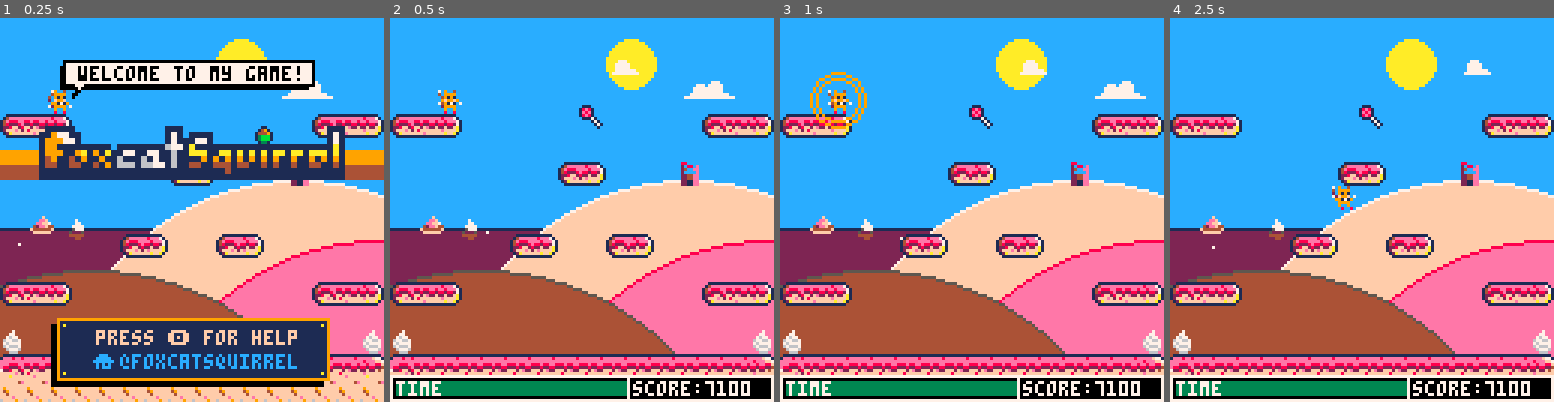
Above: before the commit, frames 1-4 (left to right).
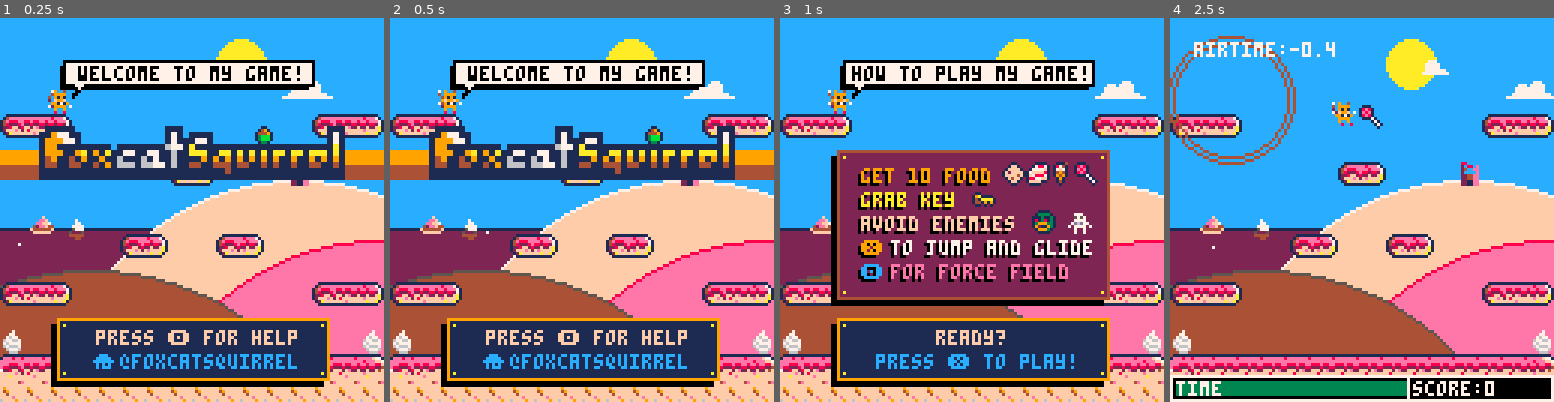
Above: after the commit, the same moments.

Repository: daddynewts/foxcatsquirrel
Game: PICO-8 cartridge foxcatsquirrel.p8
Two runs of this game, one before a commit and one after it. Both use one fixed random seed, a clock stepped at 60 frames per second and the inputs below.
Inputs:
- Up to frame 1 (0.25 s): no input
- Up to frame 2 (0.5 s): tap X (X key) at 0.33 s
- Up to frame 3 (1 s): tap O (Z key) at 0.7 s
- Up to frame 4 (2.5 s): tap X (X key) at 1.07, 1.85 s; hold Right 1.6-2.1 s; tap O (Z key) at 1.7, 2.1 s; hold Up 2.15-2.42 s; hold Right from 2.47 s (still down)

Frame 1 is identical in both runs. In frame 2, 33% of the frame differs, in the area x 0-100%, y 10-100%; in frame 3, 50%; in frame 4, 3.4%.

Commit message:
The high score table works!
It's nearly done - just tweaking left!

Diff:
--- a/foxcatsquirrel.p8
+++ b/foxcatsquirrel.p8
@@ -9,16 +9,14 @@
 function _init()
  cartdata("foxcatsquirrel")
 	high_score_table.load_scores()
-
  _initall()
 end
 
 function _initall()
 
- level=0 -- def 0, playground 5
+ level=0
  count=0
- points=7100
- addfood=10 -- 7 for instant enemy on l1
+ addfood=10
  lives=3
 
  init_times()
@@ -141,7 +139,7 @@
   ship.y=66
   ship.sp=192
 
- --enemies={
+ --enemies
  ghosts={
   ghost={ ghost_sp=10, x=100, flp=false}
  }
@@ -217,6 +215,10 @@
   rsprite=37,
  }
 end
+
+function test_ui()
+ print("airtime:"..player.waslanded,8,8,7)
+end
 -->8
 -- update and game loop
 
@@ -250,15 +252,6 @@
 	else
 	 init_gameover()
 	end
-end
-
-function init_gameover()
- delay=100
- m=0
- music(-1)
- sfx(gameover_sfx)
- _update = update_gameover
- _draw = draw_gameover
 end
 
 function update_game()
@@ -290,7 +283,10 @@
 	music(-1)
  delay-=1
 	if delay<=50 and	btnp(❎) then
-	 _initall()
+  sfx(menu_sfx)
+   _update=high_score_table.update
+   _draw=high_score_table.draw
+ 	 --_initall()
 	end
 end
 
@@ -451,7 +447,7 @@
  end
 
  --jump
- if btn(❎)
+ if leveltime>1 and btn(❎)
   and not player.gliding
   and not player.falling
   and not btn(⬇️)
@@ -464,19 +460,20 @@
 
  if player.holding
   then
-   player.boost+=0.5 --1
- end
-
+   player.boost+=1 --1
+ end
+
+ -- player is going up here
  if player.boost>=1
-  and player.waslanded>=-1 --4
+  and player.waslanded>=-0.4 --4
    then
     player.dy-=player.boost
     player.landed=false
-    player.waslanded-=0.5
+    player.waslanded-=0.2
  end
 
  if player.boost>=1
-  and player.waslanded>=-0.5
+  and player.waslanded>=-0.2
    then
     sfx(jump_sfx,0)
  end
@@ -676,6 +673,8 @@
 
 function draw_ui()
 
+ test_ui()
+
  if timeleft>=40 then
   timecolour=3
  else if timeleft<=18 then
@@ -697,7 +696,7 @@
  line((cam_x)+79,119,(cam_x)+79,126,7)
 
  -- score bg (lower right)
- print("score:"..flr(points),(cam_x+81),121,7)
+ print("score:"..flr(high_score_table.current_score << 16),cam_x+81,121,7)
 
  -- ui - white outline
  rect((cam_x),119,(127+(cam_x)),127,7)
@@ -768,19 +767,21 @@
   circfill(cam_x+64,64,m-140,c4)
 end
 
-function speechbubble()
+function speechbubble(str,x1,y1,x2,y2)
 	-- speech bubble
- rectfill(20,16,102,23,0)
-	rectfill(21,14,104,22,7)
- rect(21,14,104,22,0)
+	rectfill(x1,y1,x2,y2,0)
+	rectfill(x1+1,y1-2,x2+2,y2-1,7)
+	rect(x1+1,y1-2,x2+2,y2-1,0)
 
  --speech bubble to mouth
- line(24,26,25,22,0)
- line(24,26,28,22,0)
+ line(x1+4,y1+10,x1+5,y2-1,0)
+ line(x1+4,y1+10,x1+8,y2-1,0)
 
  --fill for bubble arrow
- line(25,22,27,22,7)
- pset(26,23,7)
+ line(x1+5,y1+6,x1+7,y2-1,7)
+ pset(x1+6,y2,7)
+
+ print(str,cam_x+(64-(#str*2)),y1,0)
 end
 -->8
 -- gimmicks
@@ -914,7 +915,7 @@
 end
 
 function add_foodpoints()
- points+=100+(20*level)+10*flr(glidetime)
+ high_score_table.current_score+=100+(20*level)+10*flr(glidetime)>>16
  timeleft+=timegain
  count+=addfood
  del(foods,food)
@@ -948,7 +949,7 @@
    and bonus.y < player.y+8
    and bonus.x+4 > player.x
    and bonus.x+4 < player.x+8 then
-     points+=100
+     high_score_table.current_score+=(500 >> 16)
      del(foods,food)
      del(bonuses,bonus)
      del(ghosts,ghost)
@@ -998,7 +999,7 @@
    and balloon.y < player.y+8
    and balloon.x+4 > player.x
    and balloon.x+4 < player.x+8 then
-     points+=1000
+     high_score_table.current_score+=(1000 >> 16)
      lives+=1
      del(balloons,balloon)
      sfx(balloon_sfx[1],0)
@@ -1246,8 +1247,7 @@
  rectfill(0,0,127,127,12)
 	draw_levels()
 	map(0,0,0,0)
- speechbubble()
- print("welcome to my game!",26,16,0)
+ speechbubble("welcome to my game!",20,16,102,23)
 
  -- title box
  rectfill(0,44,127,48,9)
@@ -1259,15 +1259,7 @@
  rectfill(13,52,114,53,1)
 
  -- feedback bg box
- rectfill(17,102,107,122,0)
- rectfill(19,100,109,120,1)
- rect(19,100,109,120,9)
-
- -- rivets
- pset(21,102,10)
- pset(107,102,10)
- pset(21,118,10)
- pset(107,118,10)
+ drawbox(17,102,107,122,0,1,9)
 
  print_centre("press 🅾️ for help",105,15)
  print("⌂",31,112,12)
@@ -1279,19 +1271,23 @@
 
 function update_mainmenu()
  delay-=2
+ if delay<-300 then
+  delay=200
+  _draw=draw_menu
+ end
  player_animate()
- if btnp(❎) then
+ if delay<-20 and btnp(❎) then
   sfx(menu_sfx)
   init_game()
   level_music()
  elseif btnp(🅾️) then
   sfx(menu_sfx)
-    _update=high_score_table.update()
-    _draw=high_score_table.draw()
-
-  --_draw = draw_tutorial
-  --_update = update_tutorial
- end
+  _draw = draw_tutorial
+  _update = update_tutorial
+ elseif delay<-100 then
+  _draw=high_score_table.draw
+ end
+
 end
 
 function update_tutorial()
@@ -1315,18 +1311,13 @@
 
  spr(player.sp,player.x,player.y)
 
- speechbubble()
-
- print("how to play my game!",24,16,0)
+ speechbubble("how to play my game!",20,16,102,23)
 
  -- instructions box
- rectfill(17,46,107,95,0)
- rectfill(19,44,109,92,2)
- rect(19,44,109,93,4)
+ drawbox(17,46,107,95,0,2,4)
 
  -- shadow
- print("get 10 food:",25,51,0)
- print("get 10 food:",26,50,9)
+ shadowtext("get 10 food",26,51,9)
 
  -- food sprites
  spr(26,74,48)
@@ -1334,47 +1325,27 @@
  spr(28,90,48)
  spr(29,98,48)
 
- -- shadow
- print("grab key: ",25,59,0)
  -- text
- print("grab key: ",26,58,10)
+ shadowtext("grab key",26,59,10)
  spr(14,64,57)
 
- -- shadow
- print("avoid enemies: ",25,67,0)
  -- text
- print("avoid enemies: ",26,66,15)
+ shadowtext("avoid enemies",26,67,15)
  spr(12,84,64)
  spr(10,96,64,1,1,true)
 
- -- shadow
- print("to jump and glide",35,75,0)
- print("❎",25,75,1)
- print("❎",26,74,9)
-  -- text
- print("to jump and glide",36,74,7)
-
- -- shadow
- print("🅾️",25,83,1)
- print("🅾️",26,82,12)
- print("for force field",35,83,0)
- -- text
- print("for force field",36,82,14)
+ shadowtext("❎",26,75,9)
+ shadowtext("to jump and glide",36,75,7)
+
+ shadowtext("🅾️",26,83,12)
+ shadowtext("for force field",36,83,14)
 
  -- ready? bg box
-
- rectfill(17,102,107,122,0)
- rectfill(19,100,109,120,2)
- rect(19,100,109,120,9)
-
- print("ready?",52,105,1)
- print("ready?",53,104,9)
-
- print("❎",55,113,1)
- print("❎",56,112,9)
-
- print("press    to play!",31,113,1)
- print("press    to play!",32,112,7)
+ drawbox(17,102,107,122,0,1,9)
+
+ print_centre("ready?",105,15)
+
+ print_centre("press ❎ to play!",113,12)
 end
 
 function update_menu()
@@ -1388,9 +1359,6 @@
   init_platforms()
   _update=update_game
   _draw=draw_game
- elseif delay<60 and btnp(🅾️) then
-  _update=high_score_table.update()
-  _draw=high_score_table.draw()
  end
 end
 
@@ -1430,8 +1398,8 @@
   sspr(32,88,60,8,cam_x+24,36,120,16)
 
   -- press x to restart
-  print_centre("your score:".. points,60,15)
-  print_centre("press ❎ to restart",68,15)
+  print_centre("your score:".. (high_score_table.current_score << 16),60,15)
+  print_centre("press ❎ to continue",68,15)
 
   -- lives left
   spr(1,cam_x+52,92)
@@ -1467,7 +1435,7 @@
   rectfill(cam_x,49,cam_x+128,51,4)
   sspr(68,64,60,8,cam_x+2,36,120,16)
 
-  print_centre("your score:".. points,60,7)
+  print_centre("your score:".. (high_score_table.current_score << 16),60,7)
   print_centre("press ❎ to continue",68,7)
 
   spr(1,cam_x+52,92)
@@ -1477,6 +1445,23 @@
  end
 end
 
+function init_gameover()
+ delay=100
+ m=0
+ music(-1)
+ sfx(gameover_sfx)
+ _update = update_gameover
+ _draw = draw_gameover
+end
+
+function update_gameover()
+ delay-=1
+  if delay<50 and btnp(❎) then
+   _update=high_score_table.update
+   _draw=high_score_table.draw
+  end
+end
+
 function draw_gameover()
  pal()
 
@@ -1489,9 +1474,9 @@
   sspr(0,80,44,8,cam_x+20,36,88,16)
 
   -- with drop shadows!
-  print_centre("your score:".. points,60,6)
-
-  print_centre("press ❎ to try again",105,6)
+  print_centre("your score:"..(high_score_table.current_score << 16),60,6)
+
+  print_centre("press ❎ to try again!",68,6)
  end
 end
 
@@ -1520,8 +1505,7 @@
  sspr(0,88,32,8,544,47,64,16)
 
  -- text
- print_centre("score: "..points,70,15)
-
+ print_centre("score: "..(high_score_table.current_score << 16),70,15)
  print_centre("press ❎ to watch credits",105,10)
 
  end
@@ -1581,7 +1565,8 @@
  print("jess",601,256-m,9)
  print("vicky",597,264-m,9)
  print("nerdyteachers.com",549,272-m,9)
- print("and all players!",554,280-m,9)
+ print("grumpydev",581,280-m,9)
+ print("and all players!",554,288-m,9)
 
  print("feedback welcome!",524,304-m,4)
  print("@foxcatsquirrel",557,312-m,12)
@@ -1638,12 +1624,38 @@
  rectfill(512,0,640,32,0)
  rectfill(512,96,640,128,0)
 
-   if btnp(❎) then
-    _update=high_score_table.update()
-    _draw=high_score_table.draw()
-    --_initall()
-   end
- end
+  if btnp(❎) then
+   _update=high_score_table.update()
+   _draw=high_score_table.draw()
+  end
+ end
+end
+
+function drawbox(x1,y1,x2,y2,c1,c2,c3)
+ rectfill(cam_x+x1,y1,cam_x+x2,y2,c1)
+ rectfill(cam_x+x1+2,y1-2,cam_x+x2+2,y2-2,c2)
+ rect(cam_x+x1+2,y1-2,cam_x+x2+2,y2-2,c3)
+
+ -- rivets
+ pset(cam_x+x1+4,y1,10)
+ pset(cam_x+x2,y1,10)
+ pset(cam_x+x1+4,y2-4,10)
+ pset(cam_x+x2,y2-4,10)
+end
+
+function circles(c1,c2,c3,c4)
+ m+=10
+  circfill(cam_x+64,64,m-40,c1)
+  circfill(cam_x+64,64,m-80,c2)
+  circfill(cam_x+64,64,m-120,c3)
+  circfill(cam_x+64,64,m-140,c4)
+end
+
+function shadowtext(str,x,y,c)
+
+ print(str,x,y,0)
+-- text
+ print(str,x+1,y-1,c)
 end
 -->8
 -- enemies
@@ -1942,7 +1954,7 @@
 end
 -->8
 -- high score code
-high_score_table = { magic_number = 42, pad_digits = 8, base_address=0, current_score = 0}
+high_score_table = { magic_number = 41, pad_digits = 7, base_address=0, a=0, current_score = 0}
 high_score_table.characters = { "a", "b", "c", "d", "e", "f", "g", "h", "i", "j", "k", "l", "m", "n", "o", "p", "q", "r", "s", "t", "u", "v", "w", "x", "y", "z", "0", "1", "2", "3", "4", "5", "6", "7", "8", "9", " " }
 score_entry = { entering = false, entry_number=1, entry_character=1, cycle_colours={10,9,8,14}, current_colour=1, cycle_count=0 }
 
@@ -1950,12 +1962,14 @@
 
 function high_score_table.update()
 
+ delay-=1
+
  if (not score_entry.entering) then
- 	if (btnp(⬅️)) high_score_table.add_current_score(-100)
-   if (btn(➡️)) high_score_table.add_current_score(100)
-	 	if (btnp(⬆️)) sfx(2)--high_score_table.check_current_score(high_score_table.current_score)
- end
-
+	 high_score_table.check_current_score(high_score_table.current_score)
+ if delay<=100 and	btnp(❎) then
+   _initall()
+  end
+ end
 
 	if (score_entry.entering) then
 		score_entry.cycle_count += 1
@@ -1983,23 +1997,31 @@
 			high_score_table.scores[score_entry.entry_number].name = high_score_table.array_to_string(score_entry.characters)
 			score_entry.entering = false
 			high_score_table.save_scores()
+			high_score_table.current_score = 0
 		end
 	end
+--   high_score_table.a += 0.0257
 end
 
 function high_score_table.draw()
 	cls()
 
+ draw_levels()
+	drawbox(4,8,119,124,0,1,9)
+
 	local title_text = "top players"
-	? title_text, cam_x+(64-#title_text*2), 10, 8
-
-	local debug_string = "score: "..high_score_table.get_score_text(high_score_table.current_score)
- ? debug_string, 64-#debug_string*2, 114, 8
+	? title_text, cam_x+(64-#title_text*2), 14, 9
+
+ if high_score_table.current_score>0 then
+ 	local debug_string = "your score: "..high_score_table.get_score_text(high_score_table.current_score)
+  ? debug_string, cam_x+(64-#debug_string*2), 114, 9
+ else
+ end
 
 	for i=0, #high_score_table.scores-1 do
 		local score = high_score_table.scores[i+1]
 		local score_name = score.name
-		local score_c = 8
+		local score_c = 15
 
 		if (score_entry.entering and score_entry.entry_number == i+1) then
 			score_name = high_score_table.array_to_string(score_entry.characters)
@@ -2007,9 +2029,9 @@
 		end
 
 		local score_text = score_name.."...."..high_score_table.get_score_text(score.score)
-		local score_x = 64-#score_text*2
-
-		? score_text, score_x, 8*i+20, score_c
+		local score_x = cam_x+(64-#score_text*2)
+
+		? score_text, score_x, 8*i+26, score_c
 
 		if (score_entry.entering and score_entry.entry_number == i+1) then
 			local start_x = score_x+(score_entry.entry_character-1)*4
@@ -2020,107 +2042,104 @@
 
 -- adding scores using bit shifting to allow for higher values
 -- taken from this thread https://www.lexaloffle.com/bbs/?tid=3577
-function high_score_table.add_current_score(addition)
-	high_score_table.current_score += shr(addition, 16)
-end
 
 function high_score_table.check_current_score()
-	for i=1,10 do
-		if (high_score_table.current_score > high_score_table.scores[i].score) then
-			for j=10,i+1,-1 do
-				high_score_table.scores[j] = high_score_table.scores[j-1]
-			end
-			score_entry.entering = true
-			score_entry.entry_number = i
-			score_entry.entry_character = 1
-			score_entry.characters = {1,1,1}
-			high_score_table.scores[i] = {name="aaa", score=high_score_table.current_score}
-			return true
-		end
-	end
-	return false
+    for i=1,10 do
+      if (high_score_table.current_score > high_score_table.scores[i].score) then
+         for j=10,i+1,-1 do
+             high_score_table.scores[j] = high_score_table.scores[j-1]
+      end
+       score_entry.entering = true
+       score_entry.entry_number = i
+       score_entry.entry_character = 1
+       score_entry.characters = {1,1,1}
+       high_score_table.scores[i] = {name="aaa", score=high_score_table.current_score}
+            return true
+        end
+    end
+    return false
 end
 
 function high_score_table.load_scores()
-	local value = dget(high_score_table.base_address)
-
-	if (value != high_score_table.magic_number) then
-		for i=1,10 do
-			high_score_table.scores[i] = { name = "aaa", score = shr((11000-i*1000),16)}
-		end
-		return false
-	end
-
-	local current_address = high_score_table.base_address + 1
-	high_score_table.scores = { }
-	for i=1,10 do
-		local digits = ""
-		score = dget(current_address)
-		digits = digits..high_score_table.int_to_char(dget(current_address+1))
-		digits = digits..high_score_table.int_to_char(dget(current_address+2))
-		digits = digits..high_score_table.int_to_char(dget(current_address+3))
-		high_score_table.scores[i] = { name=digits, score=score }
-		current_address += 4
-	end
-
-	return true
+    local value = dget(high_score_table.base_address)
+
+    if (value != high_score_table.magic_number) then
+        for i=1,10 do
+            high_score_table.scores[i] = { name = "fcs", score = ((11000-i*1000) >> 16)}
+        end
+        return false
+    end
+
+ local current_address = high_score_table.base_address + 1
+ high_score_table.scores = { }
+ for i=1,10 do
+   local digits = ""
+   score = dget(current_address)
+   digits = digits..high_score_table.int_to_char(dget(current_address+1))
+   digits = digits..high_score_table.int_to_char(dget(current_address+2))
+   digits = digits..high_score_table.int_to_char(dget(current_address+3))
+   high_score_table.scores[i] = { name=digits, score=score }
+   current_address += 4
+ end
+
+    return true
 end
 
 function high_score_table.save_scores()
-	dset(high_score_table.base_address, high_score_table.magic_number)
-
-	local current_address = high_score_table.base_address + 1
-	for i=1,10 do
-		dset(current_address, high_score_table.scores[i].score)
-
-		dset(current_address+1, high_score_table.char_to_int(sub(high_score_table.scores[i].name,1,1)))
-		dset(current_address+2, high_score_table.char_to_int(sub(high_score_table.scores[i].name,2,2)))
-		dset(current_address+3, high_score_table.char_to_int(sub(high_score_table.scores[i].name,3,3)))
-
-		current_address += 4
-	end
-end
-
-function high_score_table.get_score_text(points)
-	if (points == nil) return "0"
-
-	local s = ""
-    local v = abs(points)
+    dset(high_score_table.base_address, high_score_table.magic_number)
+
+    local current_address = high_score_table.base_address + 1
+    for i=1,10 do
+        dset(current_address, high_score_table.scores[i].score)
+
+        dset(current_address+1, high_score_table.char_to_int(sub(high_score_table.scores[i].name,1,1)))
+        dset(current_address+2, high_score_table.char_to_int(sub(high_score_table.scores[i].name,2,2)))
+        dset(current_address+3, high_score_table.char_to_int(sub(high_score_table.scores[i].name,3,3)))
+
+        current_address += 4
+    end
+end
+
+function high_score_table.get_score_text(score_value)
+    if (score_value == nil) return "0"
+
+    local s = ""
+    local v = abs(score_value)
     repeat
-      s = shl(v % 0x0.000a, 16)..s
+      s = (v % 0x0.000a << 16)..s
       v /= 10
     until (v==0)
 
-	for p=1,high_score_table.pad_digits-#s do
-		s = "0"..s
-	end
-
-    if (points<0)  s = "-"..s
+    for p=1,high_score_table.pad_digits-#s do
+        s = "0"..s
+    end
+
+    if (score_value<0)  s = "-"..s
     return s
 end
 
 function high_score_table.char_to_int(char)
-	for k,v in pairs(high_score_table.characters) do
-		if (v == char) return k
-	end
-
-	return -1
+    for k,v in pairs(high_score_table.characters) do
+        if (v == char) return k
+    end
+
+    return -1
 end
 
 function high_score_table.int_to_char(int)
-	for k,v in pairs(high_score_table.characters) do
-		if (k == int) return v
-	end
-
-	return ""
+    for k,v in pairs(high_score_table.characters) do
+        if (k == int) return v
+    end
+
+    return ""
 end
 
 function high_score_table.array_to_string(array)
-	local string = ""
-	for i=1,#array do
-		string = string..high_score_table.int_to_char(array[i])
-	end
-	return string
+    local string = ""
+    for i=1,#array do
+        string = string..high_score_table.int_to_char(array[i])
+    end
+    return string
 end
 __gfx__
 00000000079004007090040007900400709004000790040070900400009004007090040000000000000000000000000000111100000000000000000000000000
